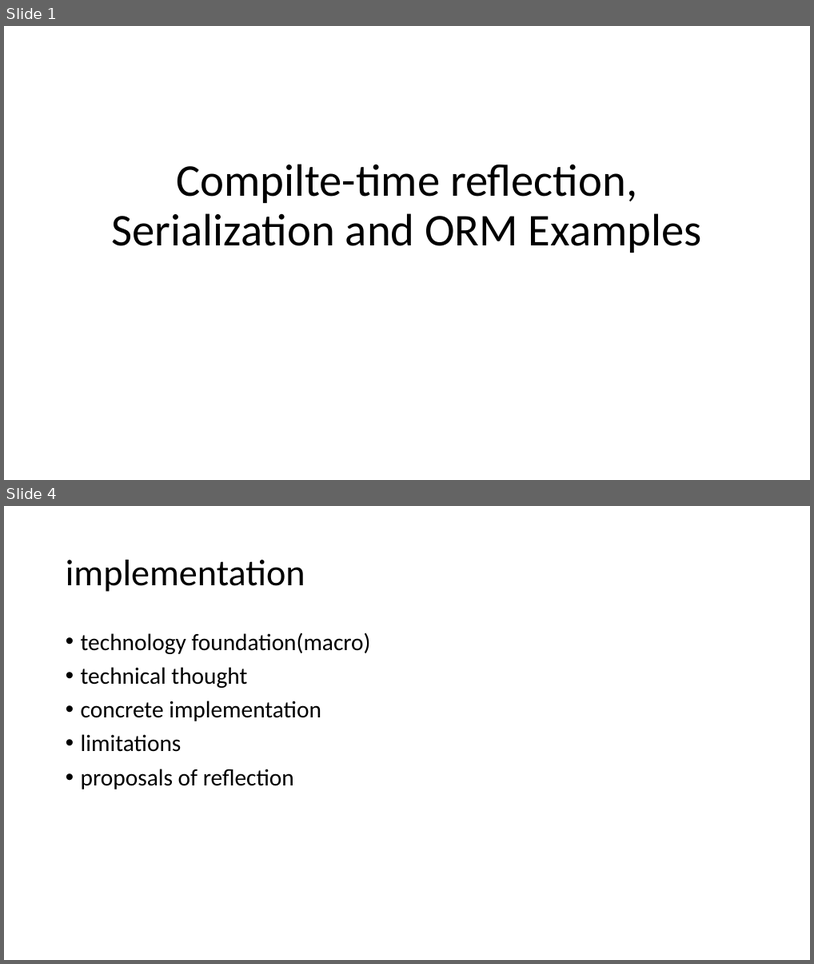
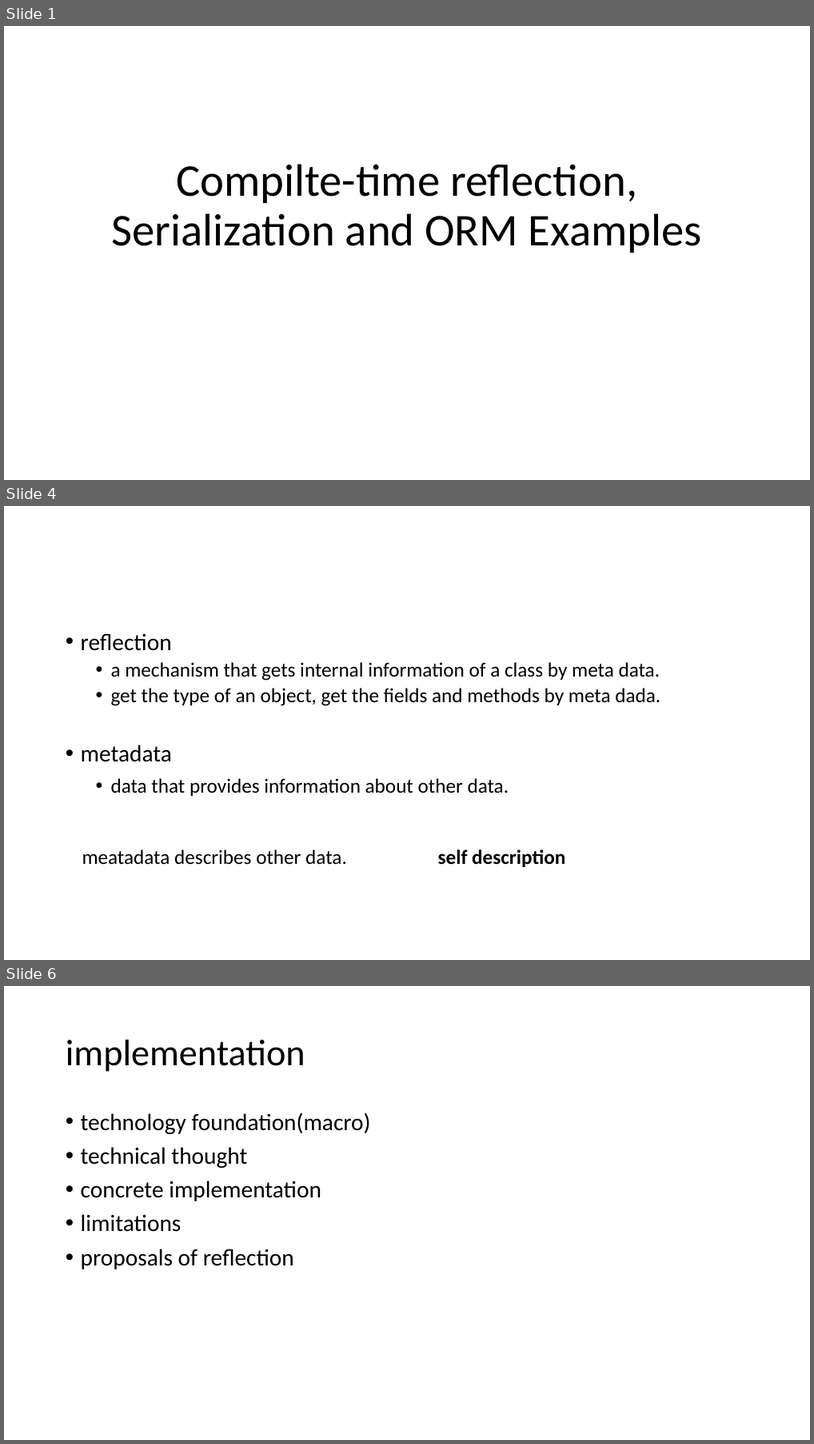
Before and after one commit to qicosmos/cppcon2017, a slide deck: cppcon2017.pptx. Shown one above the other, each under a label of ours: slides 1 and 4 before the commit, slides 1, 4 and 6 after it; the slides between them are not shown. The pictures are 814x964 and 814x1444 pixels, drawn with LibreOffice and Linux fonts; fonts in the diff are those of the drawing. Boxes give left, top, right and bottom in pixels: in the first picture for what was removed or moved away, otherwise in the second. Text is boxed around its words. In the diff, an @@ line names an element or a change of style, - is before the commit and + after.

```diff
--- a/cppcon2017.pptx
+++ b/cppcon2017.pptx
@@ slide 4 added at (4, 506, 810, 960), background #FFFFFF @@
@@ text added at (81, 633, 661, 796), 24 pt, text #000000 @@
+• reflection
+  • a mechanism that gets internal information of a class by meta data.
+  • get the type of an object, get the fields and methods by meta dada.
+  • metadata
+    • data that provides information about other data.
@@ text added at (82, 849, 347, 864), 24 pt, text #000000 @@
+meatadata describes other data.
@@ text added at (438, 849, 566, 867), 24 pt, text #000000, bold @@
+self description
@@ what was slide 4 is now slide 6 @@
```
Also in this commit, not shown: 2 slides changed, 1 other slide added.
